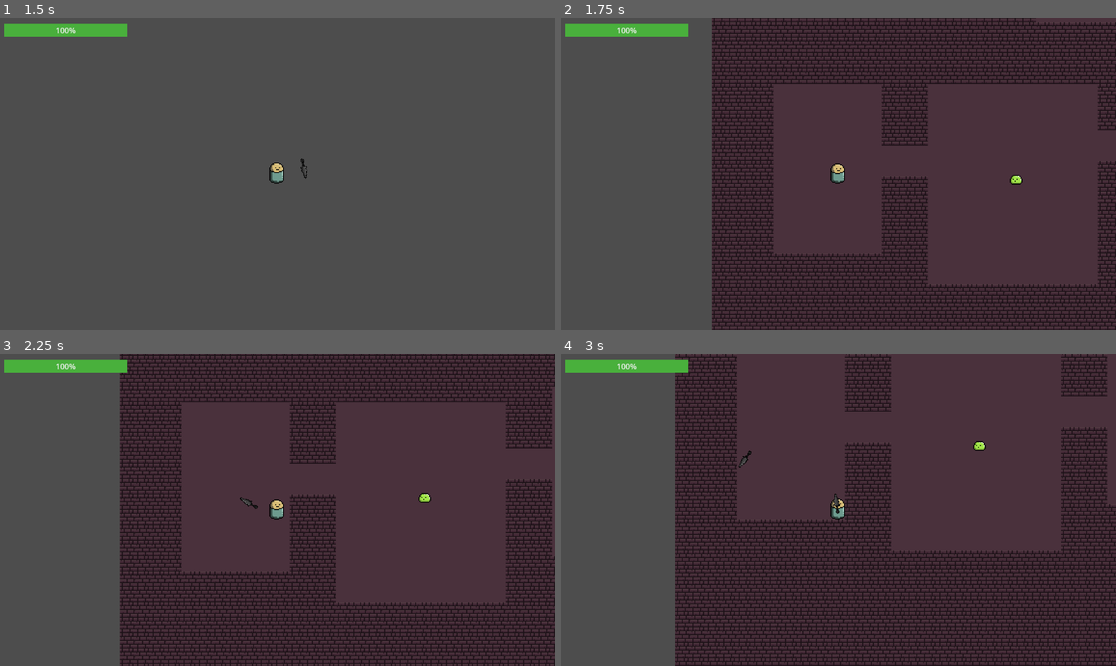
Above: before the commit, frames 1-4 (two rows, left to right).
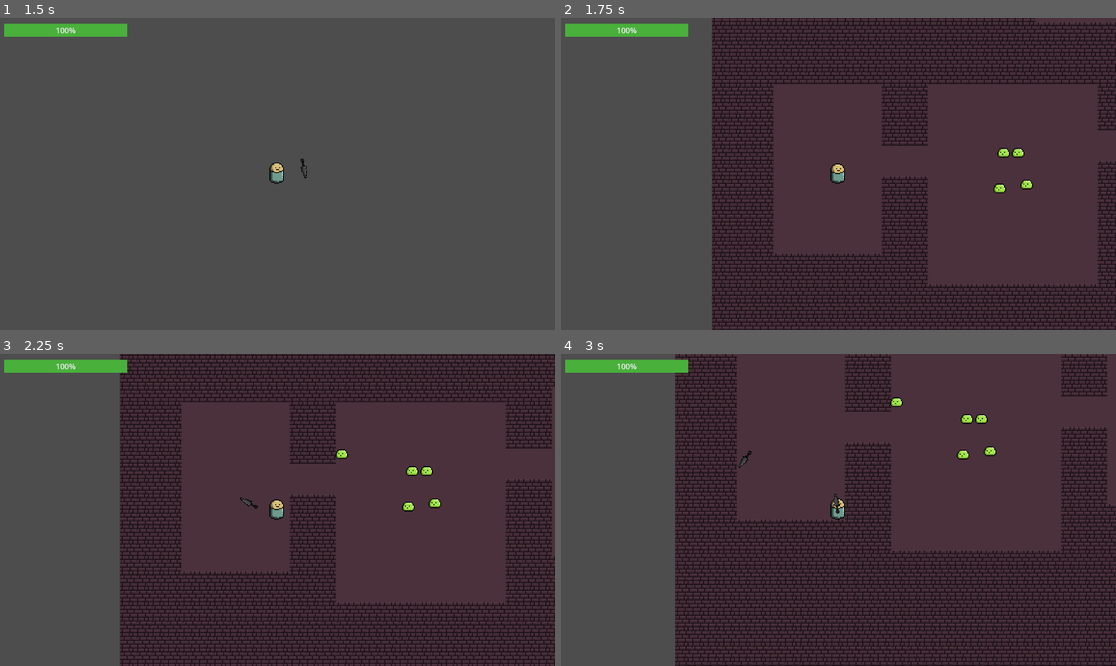
Above: after the commit, the same moments.

Repository: guywiththenose/DungeonGame
Game: Godot game, scene res://Menu.tscn
Two runs of this game, one before a commit and one after it. Both use one fixed random seed, a clock stepped at 60 frames per second and the inputs below.
Inputs (mouse positions are in pixels of both pictures, inside the frame that each line leads up to):
- Up to frame 1 (1.5 s): click "Start" at 0.5 s; tap Enter at 1.25 s; move the mouse to (399, 158) at 1.27 s; hold D (right) from 1.28 s (still down); hold Space (attack) from 1.28 s (still down)
- Up to frame 2 (1.75 s): keep holding D (right); keep holding Space (attack)
- Up to frame 3 (2.25 s): move the mouse to (166, 525) at 2.02 s; release D (right) at 2.03 s; release Space (attack) at 2.03 s; hold S (down) from 2.03 s (still down); tap Space (attack) at 2.1 s
- Up to frame 4 (3 s): move the mouse to (894, 441) at 2.77 s; release S (down) at 2.78 s; hold D (right) from 2.78 s (still down); hold Space (attack) from 2.78 s (still down)

Frame 1 is identical in both runs. In frame 2, 0.3% of the frame differs, in the area x 77-86%, y 41-57%; in frame 3, 0.4%; in frame 4, 0.4%, in the area x 59-79%, y 13-34%.

Commit message:
v1.23
enemy randomization

Diff:
--- a/Main.gd
+++ b/Main.gd
@@ -13,6 +13,8 @@
 @export var max_size = 10
 @export var hspread = -10
 @export var cull = 0.2
+@export var enemy_min = 1
+@export var enemy_max = 10
 
 var path
 var start_room
@@ -66,10 +68,18 @@
 		if spawn.global_position == start_room.global_position or spawn.global_position == end_room.global_position:
 			continue
 		else:
-			var enemy = ENEMY_1.instantiate()
-			var spawn_point = spawn
-			enemy.global_position = spawn_point.global_position
-			main.add_child(enemy)
+			#var enemy = ENEMY_1.instantiate()
+			#var spawn_point = spawn
+			#enemy.global_position = spawn_point.global_position
+			#main.add_child(enemy)
+
+			var enemy_number = round(randi_range(enemy_min,enemy_max))
+			for i in range(0, enemy_number):
+				var enemy = ENEMY_1.instantiate()
+				var spawn_point = spawn
+				enemy.global_position = spawn_point.global_position
+				main.add_child(enemy)
+				enemy.global_position += Vector2(randi_range(-30,30), randi_range(-30,30))
 
 func level_finish_generator():
 	var portal = FINISH_PORTAL.instantiate()
--- a/player.tscn
+++ b/player.tscn
@@ -87,7 +87,6 @@
 [node name="red" type="Sprite2D" parent="."]
 self_modulate = Color(1, 1, 1, 0)
 position = Vector2(-0.500012, -1)
-scale = Vector2(1, 1)
 texture = ExtResource("4_81hli")
 
 [node name="AnimationPlayer" type="AnimationPlayer" parent="."]
